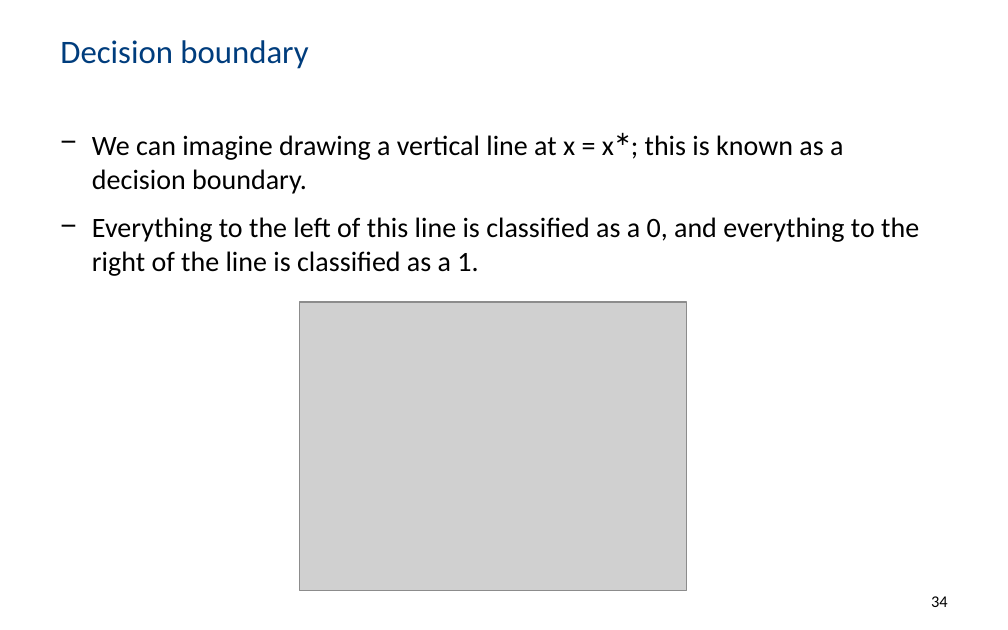
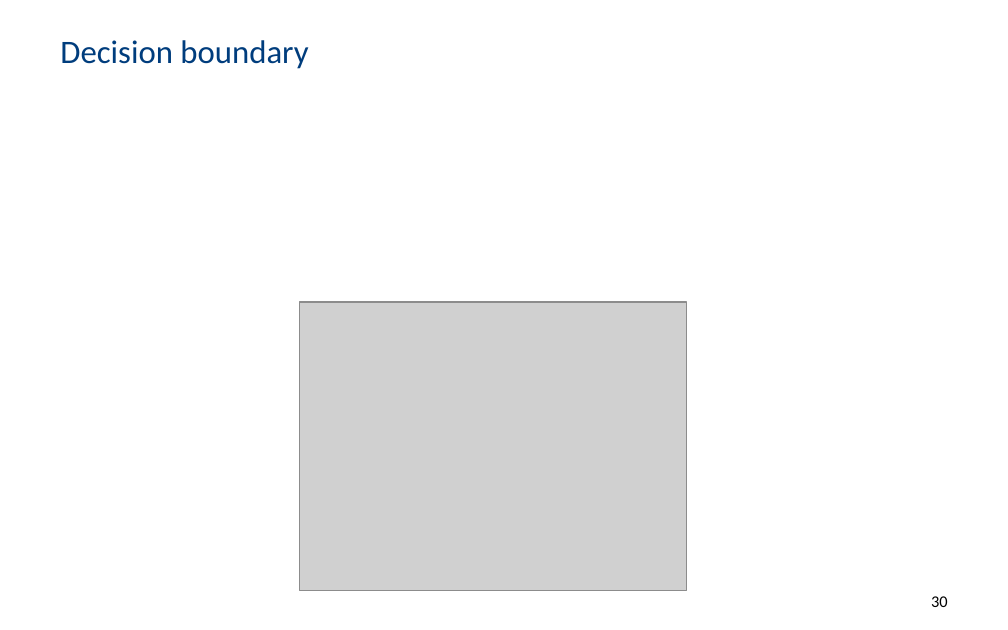
Before and after one commit to PBarnaghi/ML4NS, a slide deck: slide 30 of 02- Regression models and linear prediction/ML4NuerScience_Linear_models.pptx (slide 34 before the commit). Drawn at 1008x630 pixels with LibreOffice and Linux fonts; fonts in the diff are those of the drawing; grey boxes stand for pictures; background and template pictures are left out. Boxes give left, top, right and bottom in pixels: in the first picture for what was removed or moved away, otherwise in the second. Text is boxed around its words. In the diff, an @@ line names an element or a change of style, - is before the commit and + after.

```diff
--- a/02- Regression models and linear prediction/ML4NuerScience_Linear_models.pptx
+++ b/02- Regression models and linear prediction/ML4NuerScience_Linear_models.pptx
@@ text removed at [92, 135, 919, 276] @@
-− We can imagine drawing a vertical line at x = x∗; this is known as a decision boundary.
-− Everything to the left of this line is classified as a 0, and everything to the right of the line is classified as a 1.
@@ page number at [931, 596, 948, 607]: text changed @@
-34
+30
```
Also in this commit, not shown: 13 other slides changed, 2 slides added, 1 slide removed, 1 other file.
